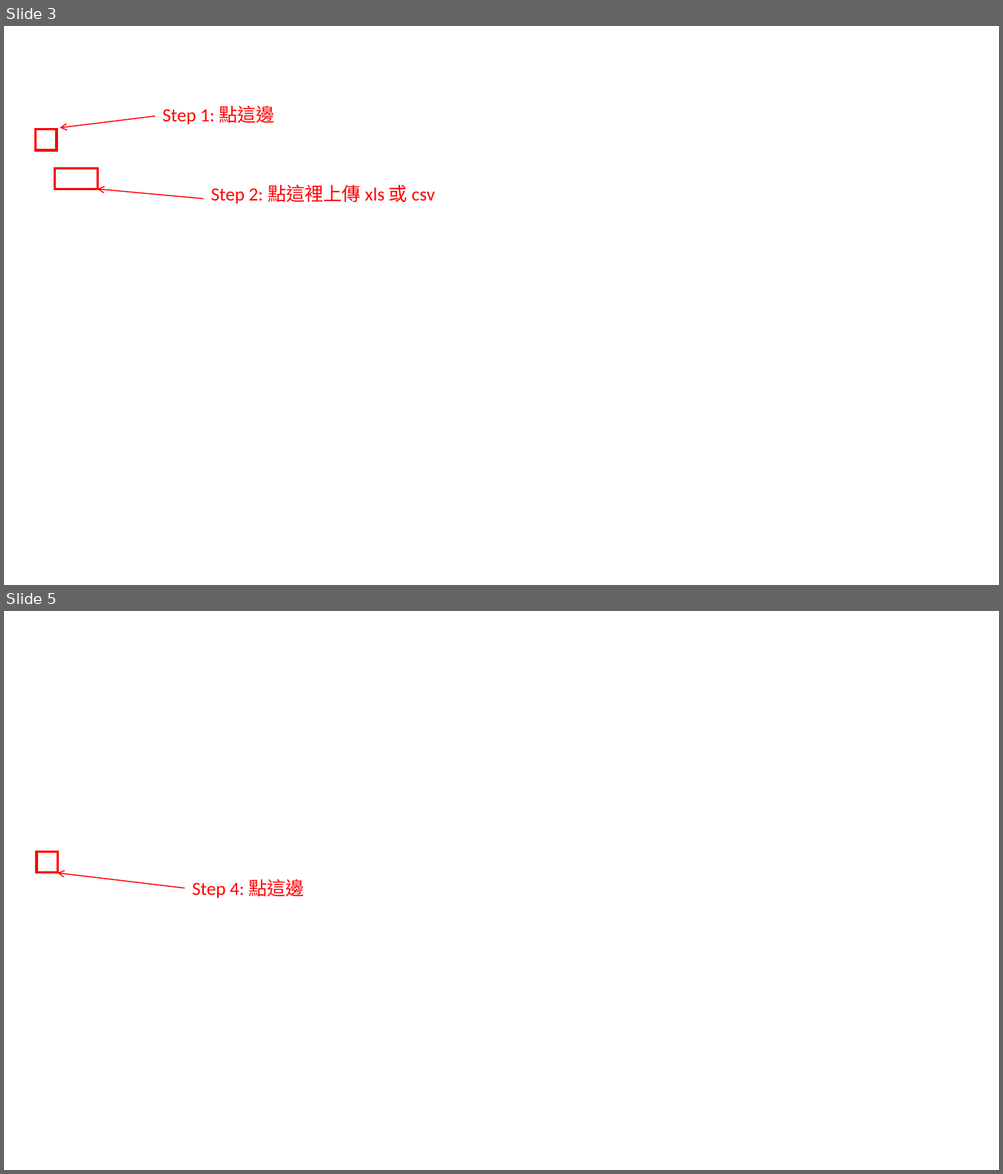
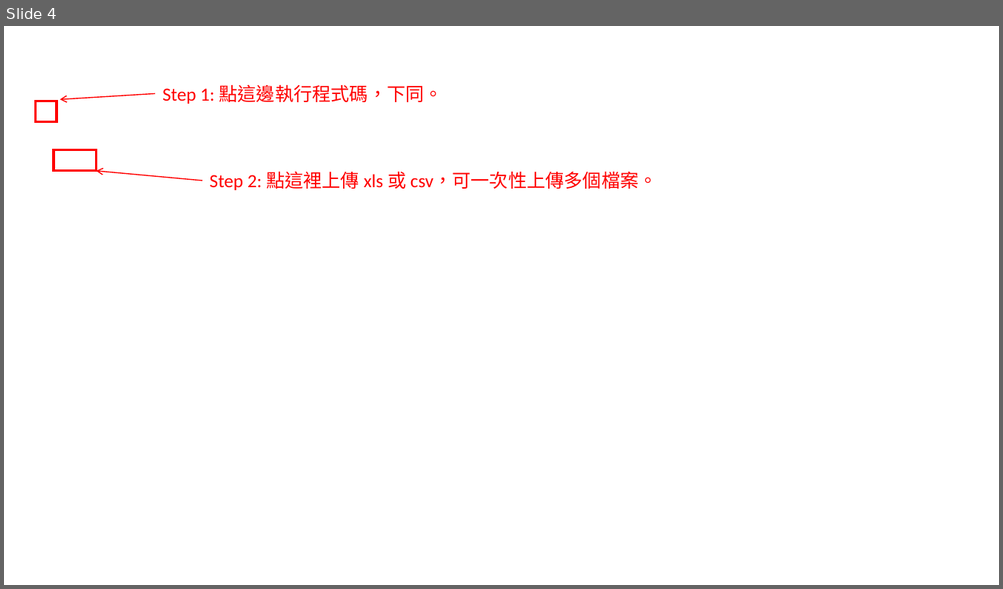
Before and after one commit to gj94fu4/gj94fu4.github.io, a slide deck: project/starlux-aod/航班準時率分析程式使用說明.pptx. Shown one above the other, each under a label of ours: slides 3 and 5 before the commit, slide 4 after it; the slides between them are not shown. The pictures are 1003x1174 and 1003x589 pixels, drawn with LibreOffice and Linux fonts; fonts in the diff are those of the drawing; background and template pictures are left out. Boxes give left, top, right and bottom in pixels: in the first picture for what was removed or moved away, otherwise in the second. Text is boxed around its words. In the diff, an @@ line names an element or a change of style, - is before the commit and + after.

```diff
--- a/project/starlux-aod/航班準時率分析程式使用說明.pptx
+++ b/project/starlux-aod/航班準時率分析程式使用說明.pptx
@@ slide 5 removed at [4, 611, 999, 1170], background picture (left out) @@
@@ rectangle removed at [37, 852, 58, 873] @@
@@ arrow removed from (185, 889) to (58, 873) @@
@@ text removed at [192, 879, 304, 898] @@
-Step 4: 點這邊
@@ what was slide 3 is now slide 4 @@
@@ slide 4 changed as well @@
@@ text at [162, 84, 443, 104]: text changed @@
-Step 1: 點這邊
+Step 1: 點這邊執行程式碼，下同。
@@ rectangle: place and size @@
-rectangle at [35, 130, 57, 150]
+rectangle at [35, 101, 57, 122]
@@ arrow moved from (156, 116) - (60, 127) to (156, 94) - (60, 100) @@
@@ rectangle: place and size @@
-rectangle at [55, 169, 97, 190]
+rectangle at [54, 150, 96, 171]
@@ arrow moved from (203, 199) - (97, 190) to (202, 181) - (96, 171) @@
@@ text at [210, 171, 657, 190]: text changed @@
-Step 2: 點這裡上傳 xls 或 csv
+Step 2: 點這裡上傳 xls 或 csv，可一次性上傳多個檔案。
```
Also in this commit, not shown: 6 other slides changed, 10 slides added, 2 other slides removed, 45 other files.
